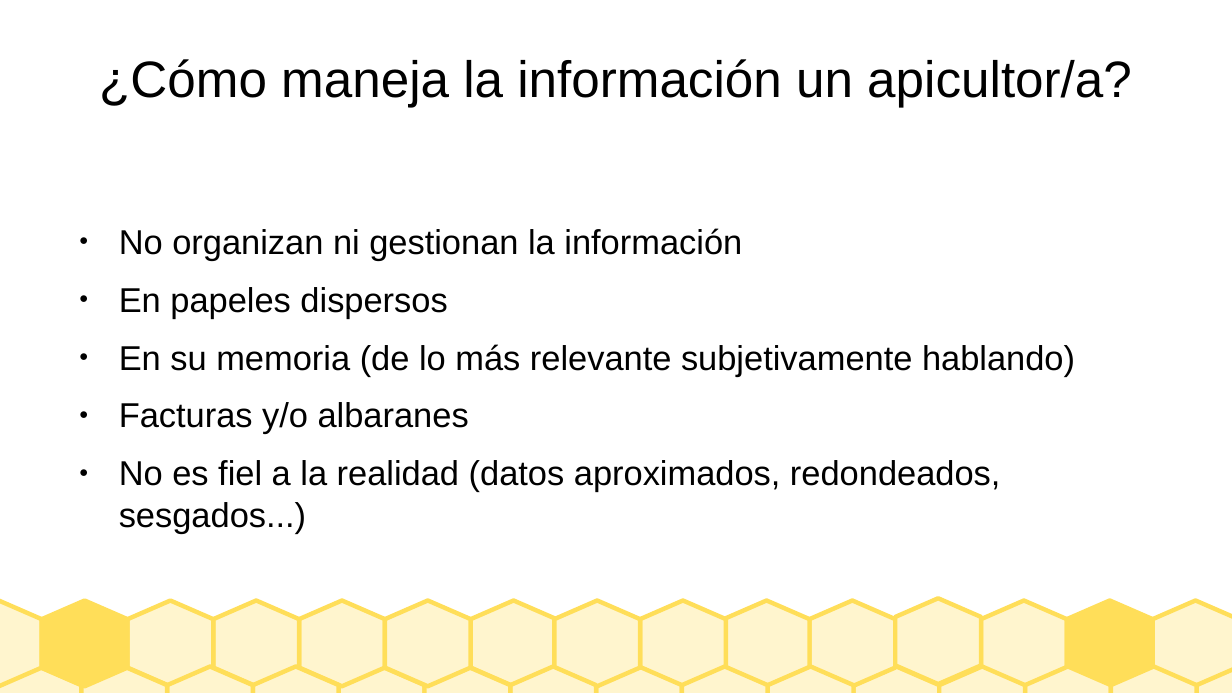
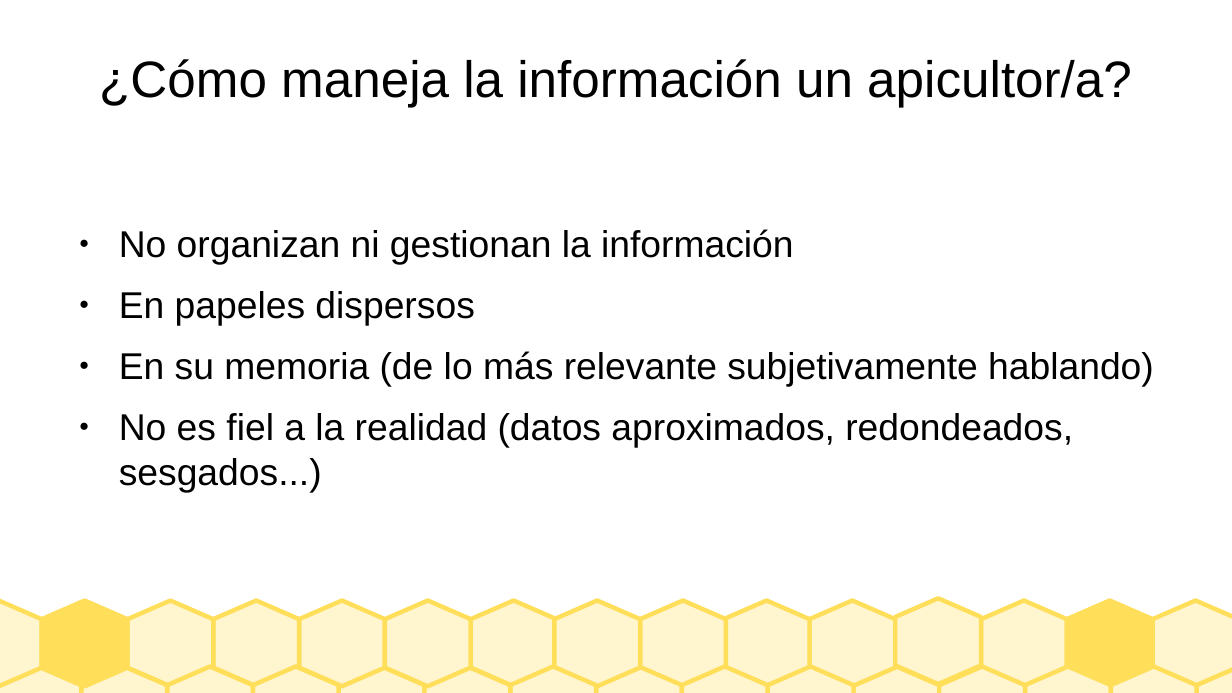
Before and after one commit to Ocklaf/PFC, a slide deck: slide 5 of PresentacionGesticolmenar.odp. Drawn at 1232x693 pixels with LibreOffice and Linux fonts; fonts in the diff are those of the drawing. Boxes give left, top, right and bottom in pixels: in the first picture for what was removed or moved away, otherwise in the second. Text is boxed around its words. In the diff, an @@ line names an element or a change of style, - is before the commit and + after.

```diff
--- a/PresentacionGesticolmenar.odp
+++ b/PresentacionGesticolmenar.odp
@@ text "No organizan ni gestionan la ..." at [119,229,1154,493]: size 22.2 to 24 pt @@
@@ text at [119,402,469,434]: paragraph removed @@
-● Facturas y/o albaranes
```
Also in this commit, not shown: 2 other slides changed, 9 other files.
